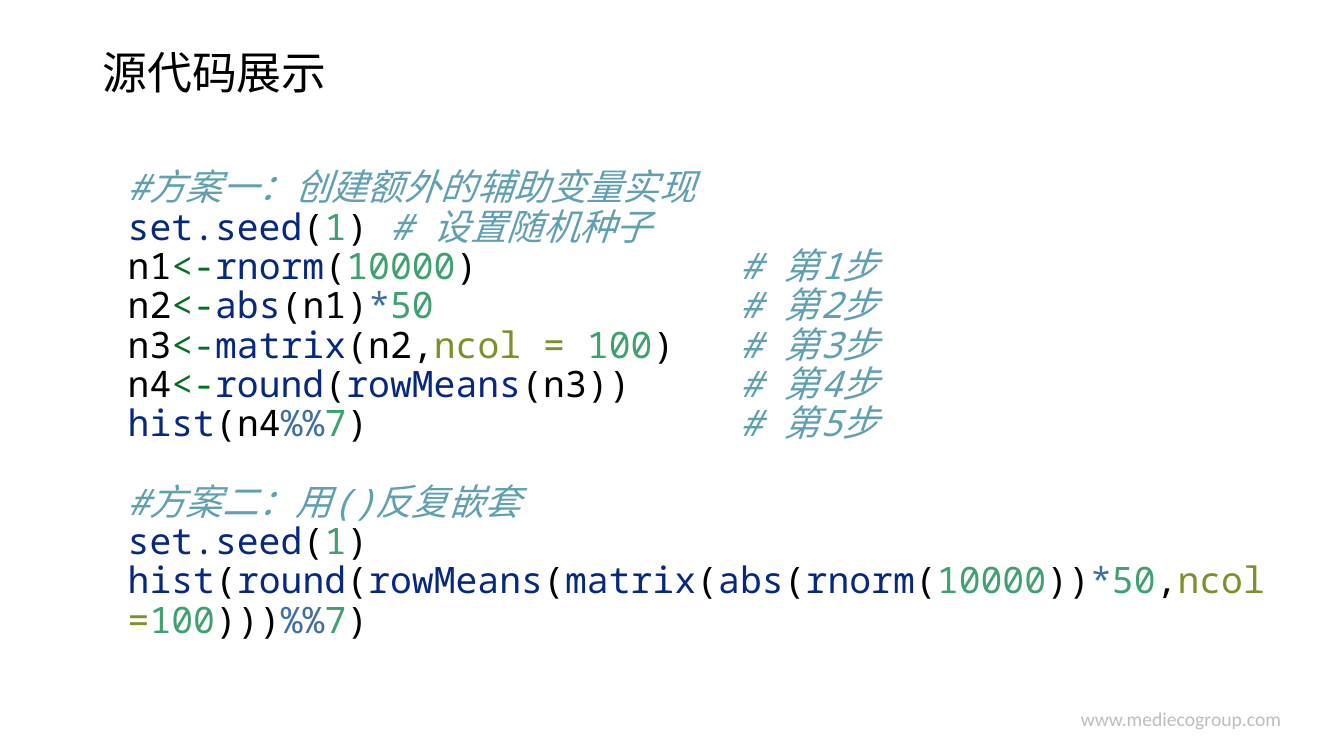
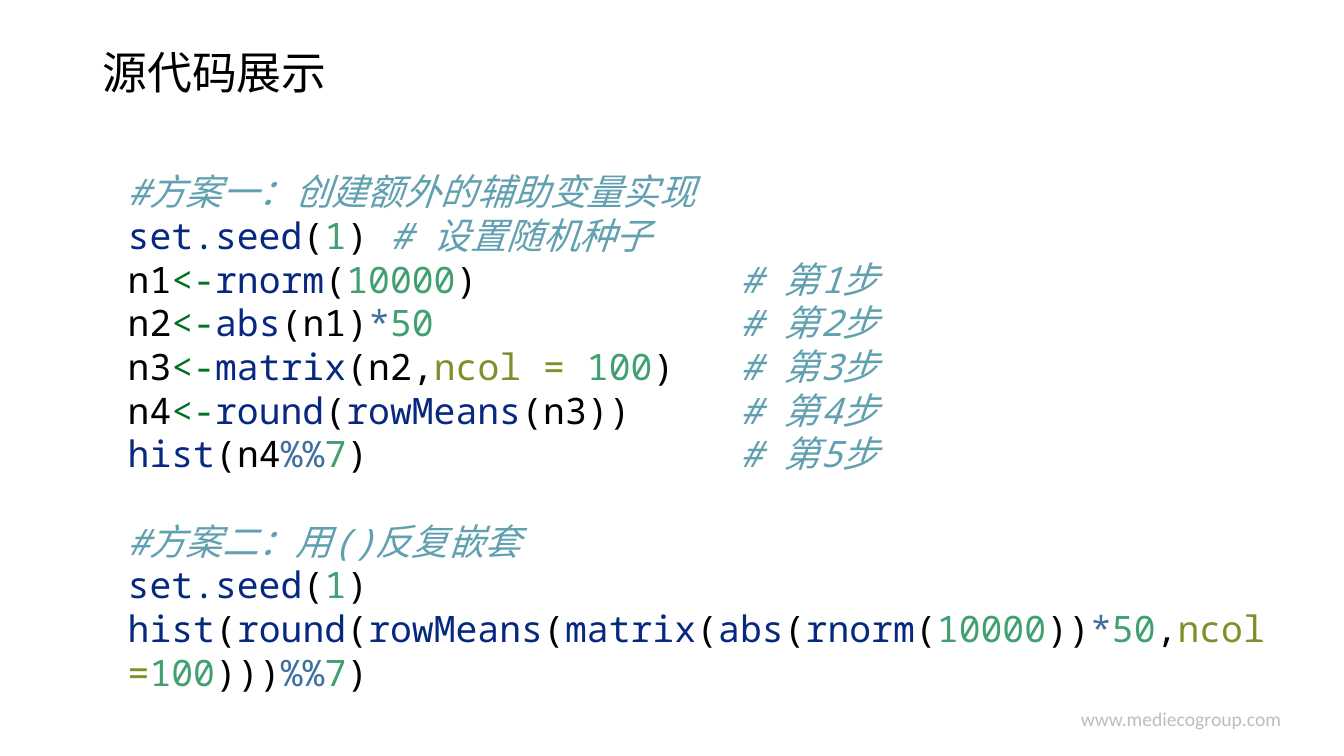
Before and after one commit to hao203/rmd_china, a slide deck: slide 15 of slides/04.Fig_Tabl/04.Fig_Tabl.pptx (slide 11 before the commit). Drawn at 1344x756 pixels with LibreOffice and Linux fonts; fonts in the diff are those of the drawing; background and template pictures are left out. Boxes give left, top, right and bottom in pixels: in the first picture for what was removed or moved away, otherwise in the second. Text is boxed around its words. In the diff, an @@ line names an element or a change of style, - is before the commit and + after.

```diff
--- a/slides/04.Fig_Tabl/04.Fig_Tabl.pptx
+++ b/slides/04.Fig_Tabl/04.Fig_Tabl.pptx
@@ background #CCE8CF to #FFFFFF @@
@@ text "#方案一：创建额外的辅助变量实现 set.seed(1) # 设置随机种子 n1<-rnorm(10000) ..." at bbox=[128, 174, 1265, 692]: line spacing 0.9 to 1 @@
```
Also in this commit, not shown: 16 other slides changed, 4 slides added, 8 other files.
